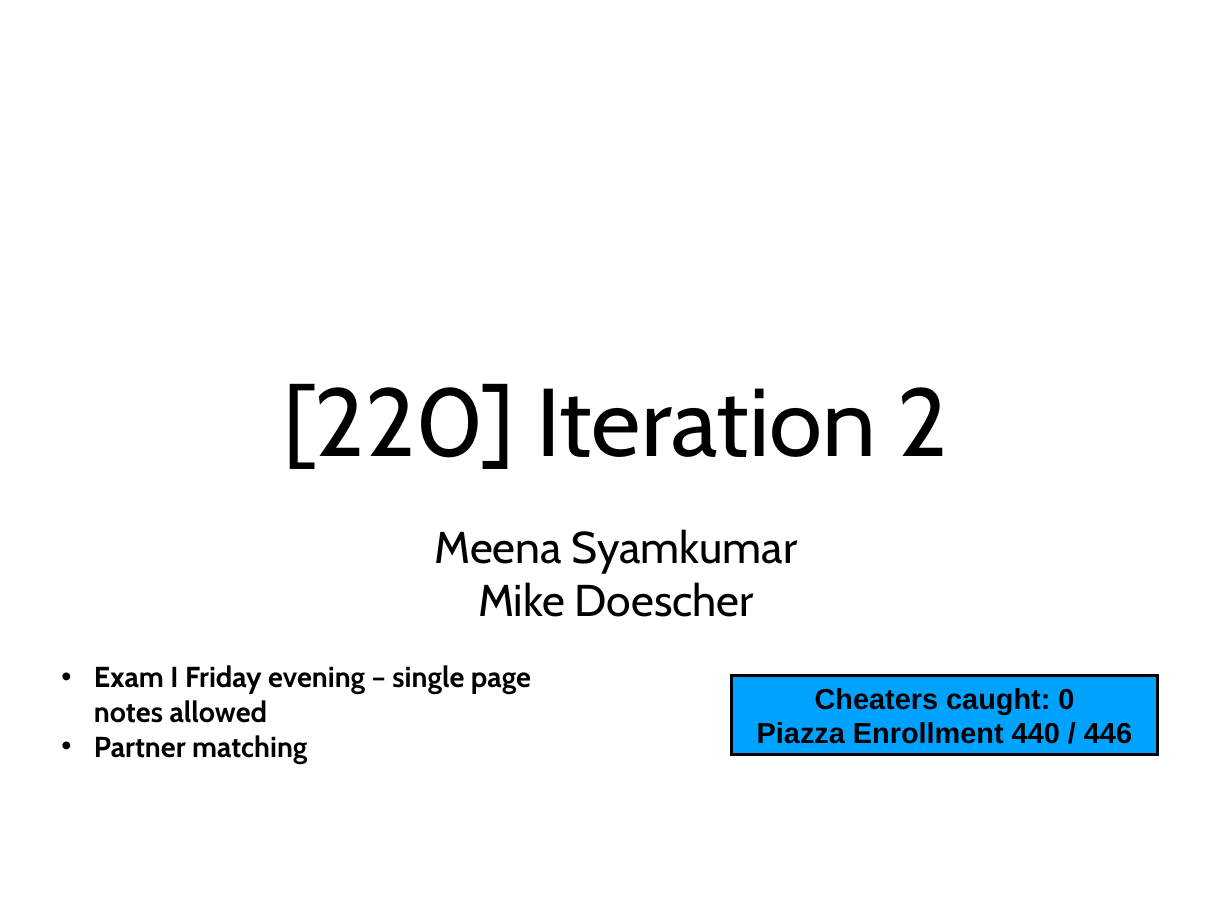
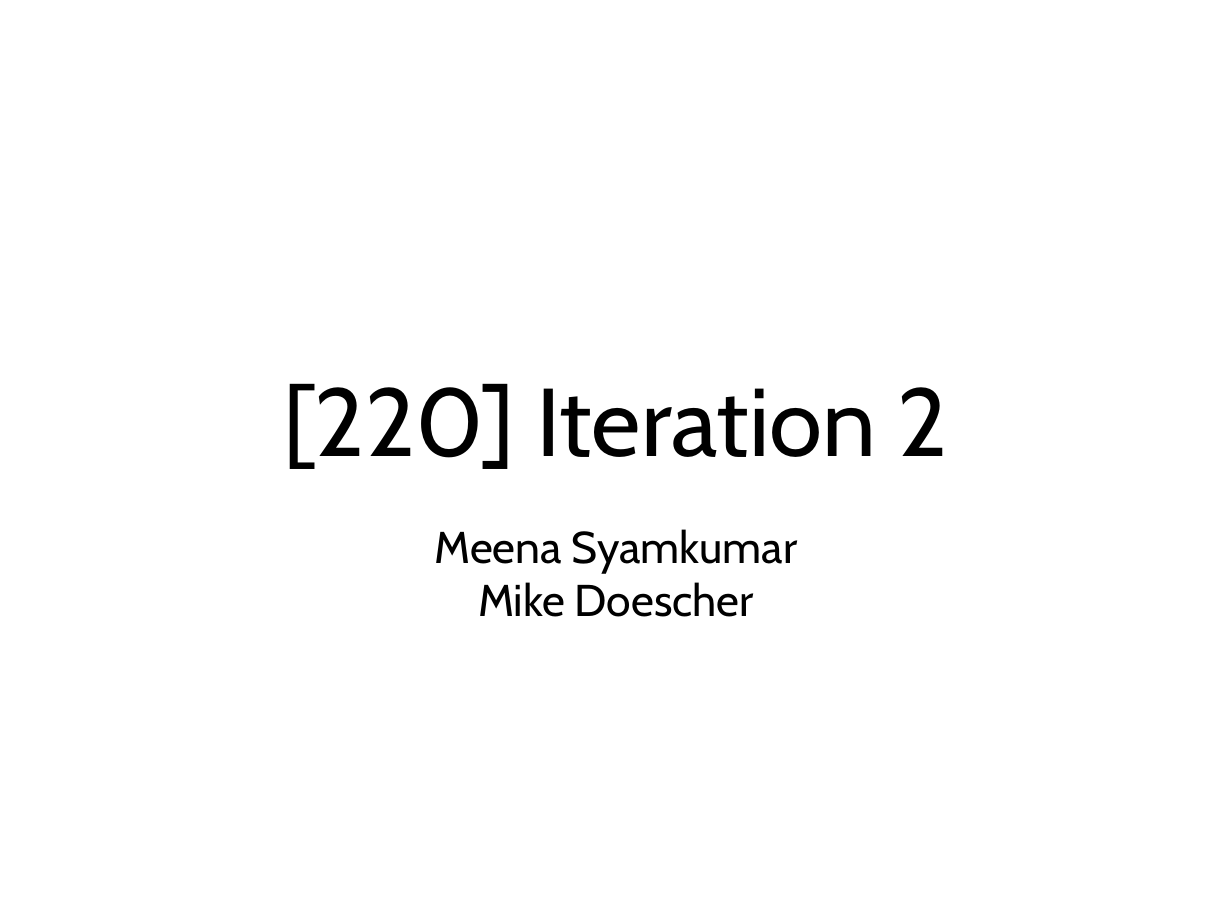
Before and after one commit to tylerharter/caraza-harter-com, a slide deck: slide 1 of tyler/meena/cs220/f20/materials/lec_12_F20.ppt. Drawn at 1232x924 pixels with LibreOffice and Linux fonts; fonts in the diff are those of the drawing. Boxes give left, top, right and bottom in pixels: in the first picture for what was removed or moved away, otherwise in the second. Text is boxed around its words. In the diff, an @@ line names an element or a change of style, - is before the commit and + after.

Commit message:
lec 11

```diff
--- a/tyler/meena/cs220/f20/materials/lec_12_F20.ppt
+++ b/tyler/meena/cs220/f20/materials/lec_12_F20.ppt
@@ text removed at (x1=94, y1=665, x2=531, y2=763) @@
-• Exam I Friday evening – single page notes allowed
-• Partner matching
@@ rectangle removed at (x1=731, y1=676, x2=1157, y2=755) @@
-Cheaters caught: 0
-Piazza Enrollment 440 / 446
```
Also in this commit, not shown: 1 other slide changed, 15 slides added.
